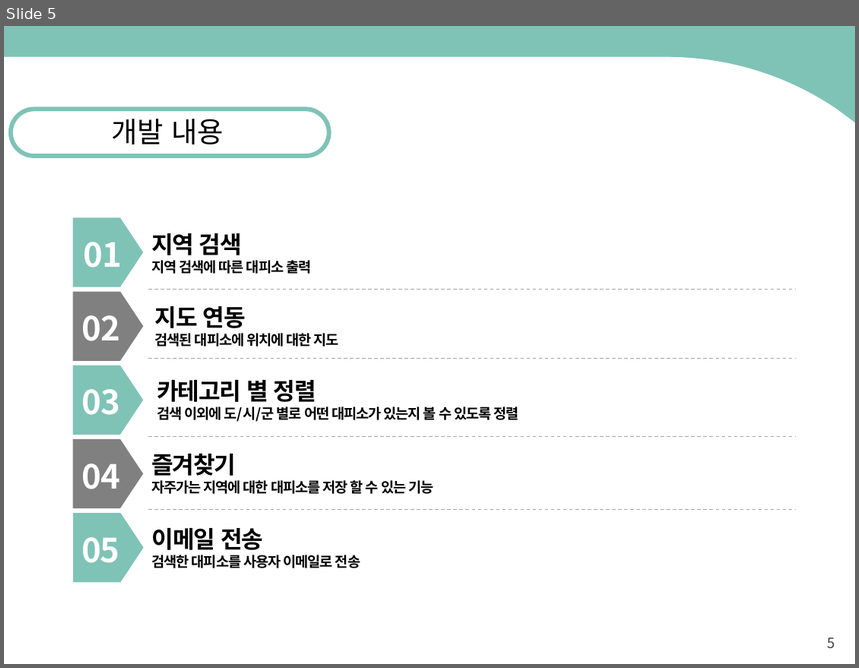
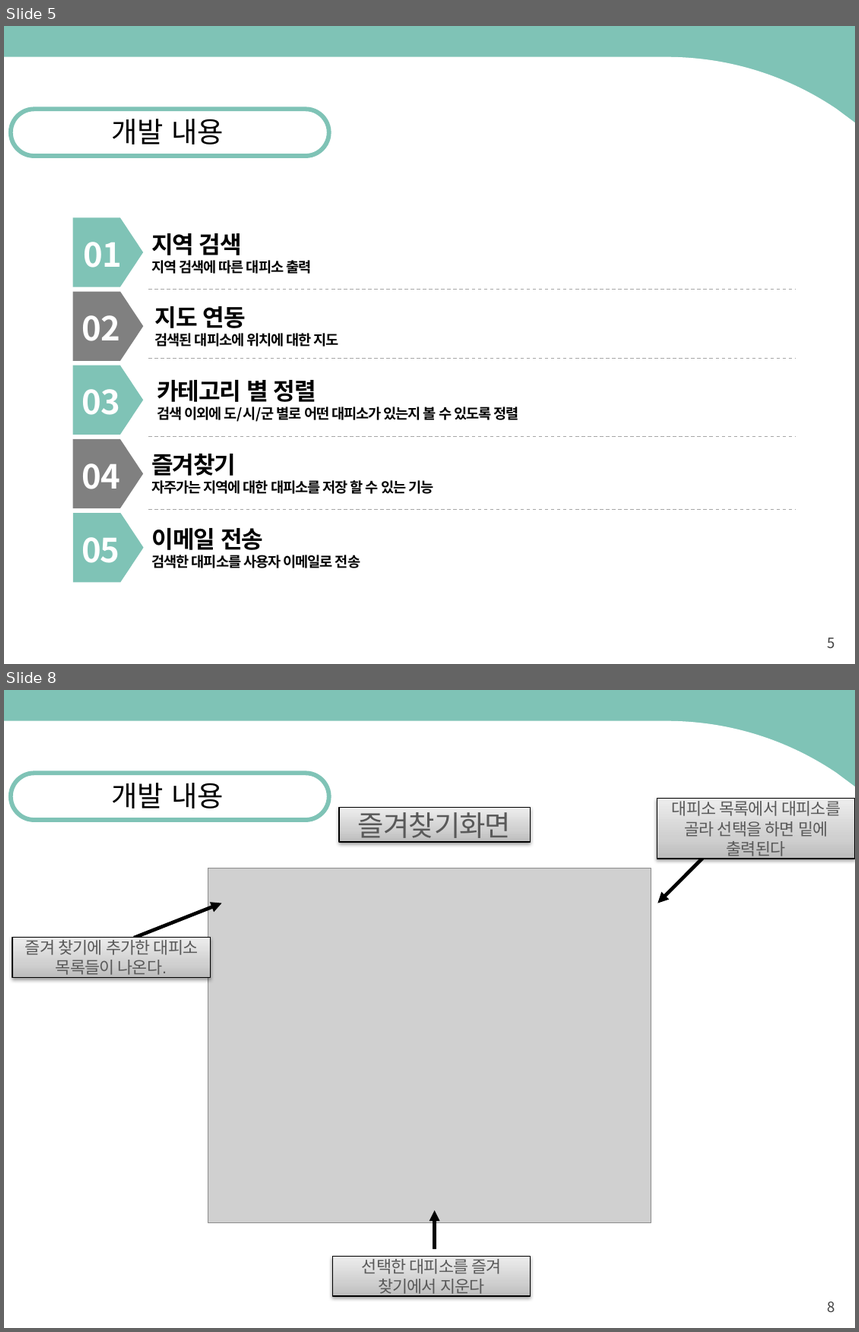
Before and after one commit to kpu2015180/scrtiptP, a slide deck: 기획발표.pptx. Shown one above the other, each under a label of ours: slide 5 before the commit, slides 5 and 8 after it; the slides between them are not shown. The pictures are 859x668 and 859x1332 pixels, drawn with LibreOffice and Linux fonts; fonts in the diff are those of the drawing; grey boxes stand for pictures. Boxes give left, top, right and bottom in pixels: in the first picture for what was removed or moved away, otherwise in the second. Text is boxed around its words. In the diff, an @@ line names an element or a change of style, - is before the commit and + after.

```diff
--- a/기획발표.pptx
+++ b/기획발표.pptx
@@ slide 8 added at (4,690,855,1328), background #7FC3B6; not listed: 1 template element that a slide beside it also shows @@
@@ rounded rectangle added at (11,774,329,820), outline #7FC3B6 3.75 pt @@
@@ text added at (111,783,224,809), 24 pt, text #000000 @@
+개발 내용
@@ rectangle added at (657,799,854,859), fill gradient #BDBDBD to #D1D1D1 to #EEEEEE, outline #000000 0.75 pt, 14 pt, text #595959 @@
+대피소 목록에서 대피소를 골라 선택을 하면 밑에 출력된다
@@ rectangle added at (339,808,530,841), fill gradient #BDBDBD to #D1D1D1 to #EEEEEE, outline #000000 0.75 pt, 24 pt, text #595959 @@
+즐겨찾기화면
@@ picture added at (208,869,652,1224) @@
@@ arrow added from (703, 858) to (658, 904), #000000 3 pt @@
@@ arrow added from (134, 938) to (222, 904), #000000 3 pt @@
@@ rectangle added at (12,938,210,978), fill gradient #BDBDBD to #D1D1D1 to #EEEEEE, outline #000000 0.75 pt, 14 pt, text #595959 @@
+즐겨 찾기에 추가한 대피소 목록들이 나온다.
@@ arrow added from (435, 1249) to (435, 1211), #000000 3 pt @@
@@ rectangle added at (332,1256,530,1296), fill gradient #BDBDBD to #D1D1D1 to #EEEEEE, outline #000000 0.75 pt, 14 pt, text #595959 @@
+선택한 대피소를 즐겨 찾기에서 지운다
@@ page number added at (827,1302,835,1312), 12 pt, text #404040 @@
+8
```
Also in this commit, not shown: 3 slides changed, 2 other slides added, 1 slide removed.
